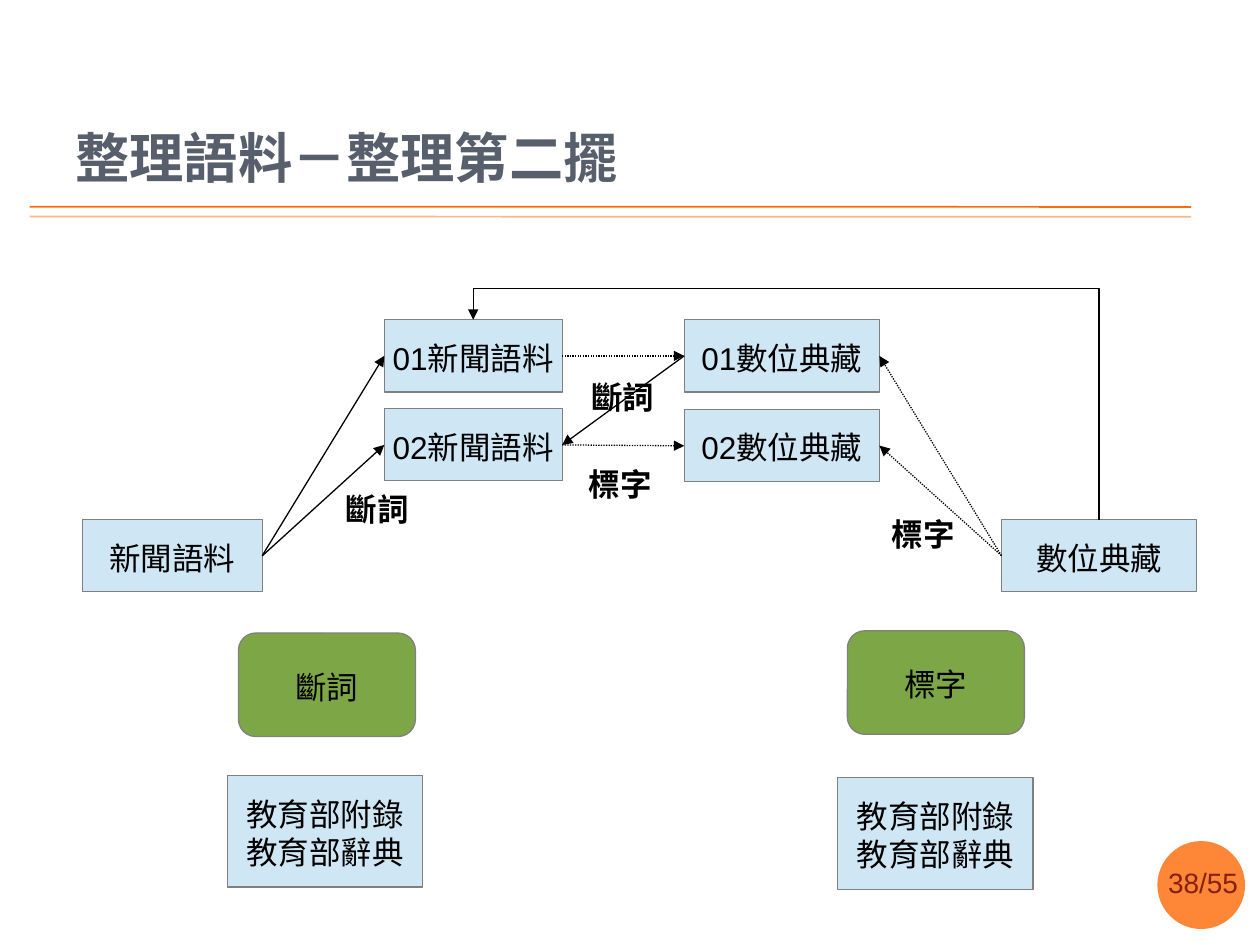
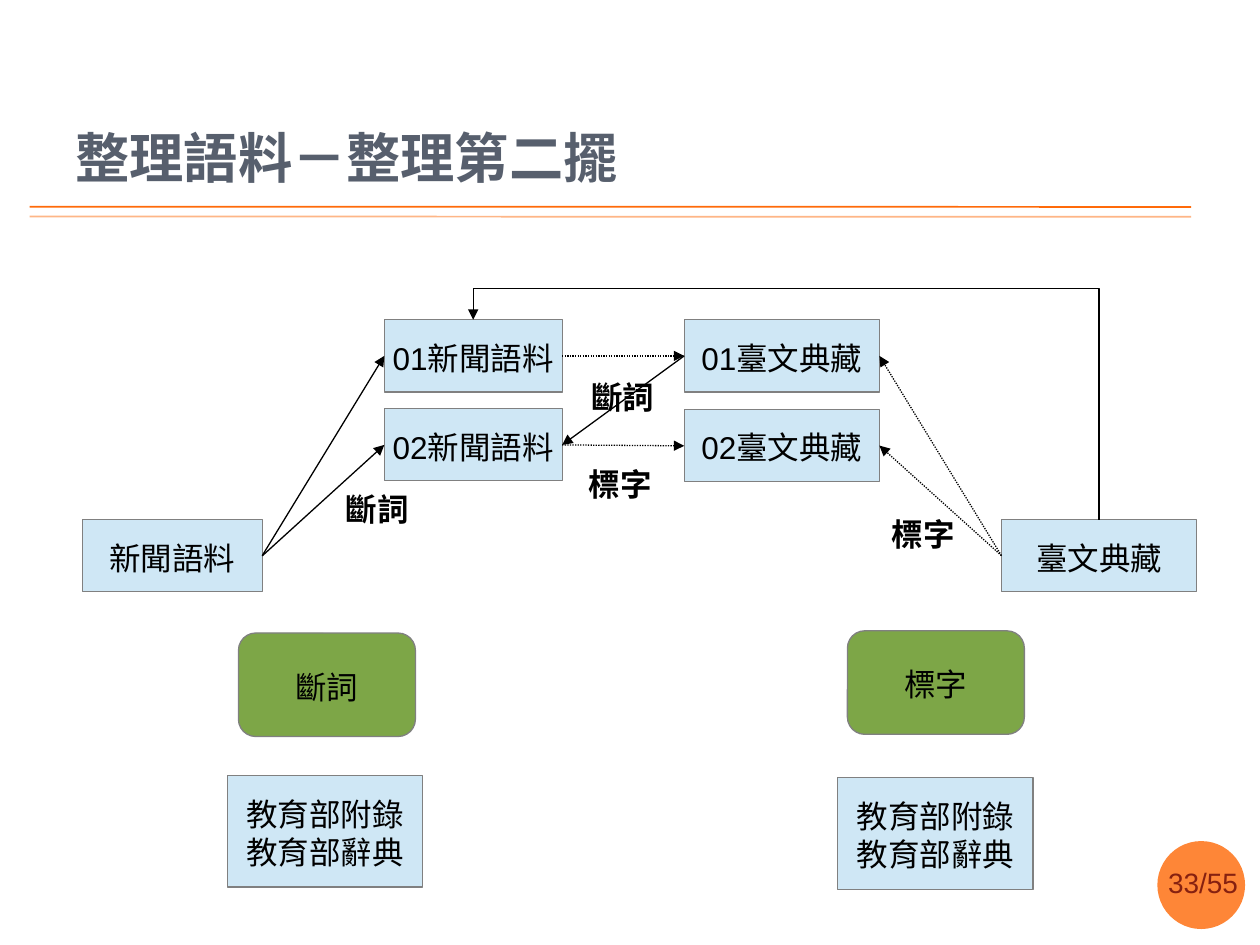
Before and after one commit to sih4sing5hong5/po3-ko3_tau5-iann2-phinn3, a slide deck: slide 33 of 翻譯報告.pptx (slide 38 before the commit). Drawn at 1260x945 pixels with LibreOffice and Linux fonts; fonts in the diff are those of the drawing; background and template pictures are left out. Boxes give left, top, right and bottom in pixels: in the first picture for what was removed or moved away, otherwise in the second. Text is boxed around its words. In the diff, an @@ line names an element or a change of style, - is before the commit and + after.

```diff
--- a/翻譯報告.pptx
+++ b/翻譯報告.pptx
@@ text in rectangle at (701,345,862,373): text changed @@
-01數位典藏
+01臺文典藏
@@ text in rectangle at (701,434,862,462): text changed @@
-02數位典藏
+02臺文典藏
@@ text in rectangle at (1036,543,1162,573): text changed @@
-數位典藏
+臺文典藏
@@ page number at (1168,873,1238,893): text changed @@
-38/55
+33/55
```
Also in this commit, not shown: 28 other slides changed, 2 slides added, 1 slide removed.
